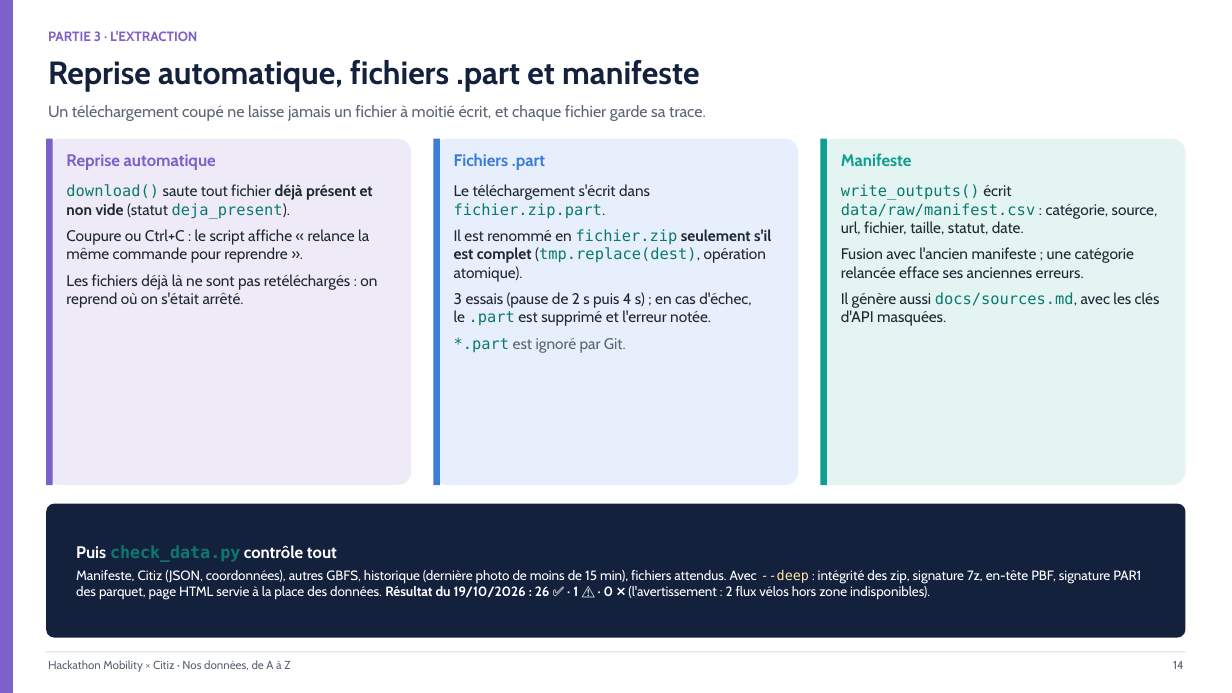
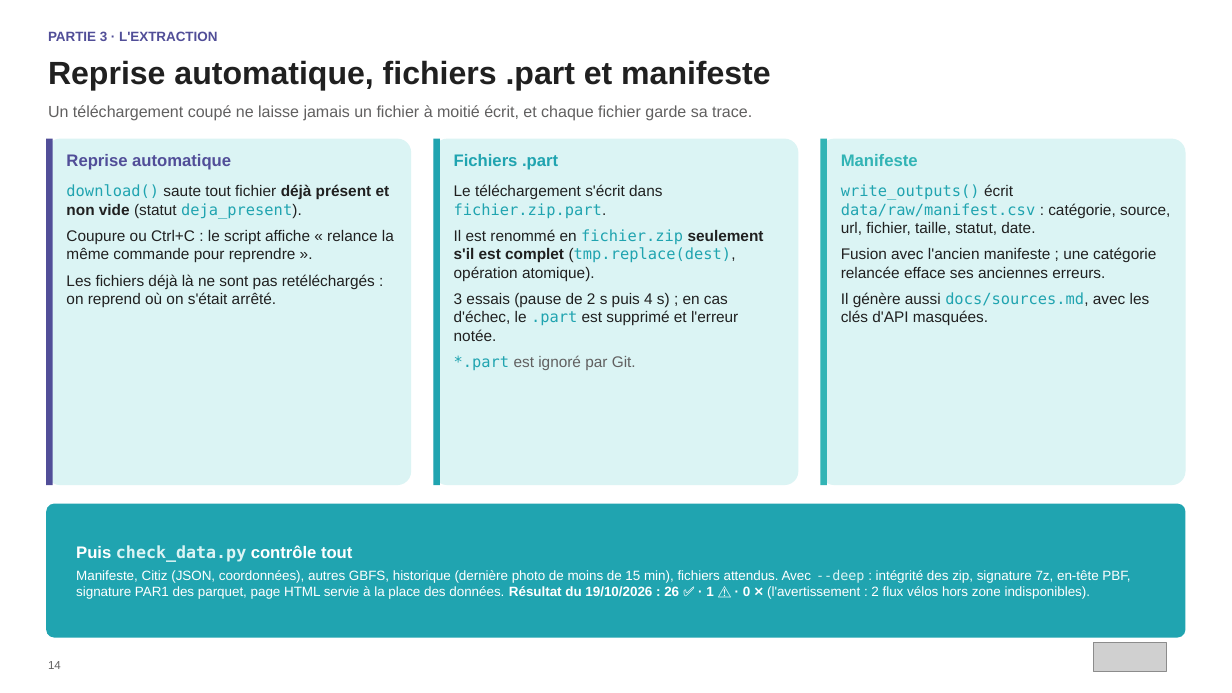
Before and after one commit to hillzeealex/hackathon-mobility-citiz, a slide deck: slide 14 of slides/DONNEES_ET_AUTOMATISATION.pptx. Drawn at 1232x693 pixels with LibreOffice and Linux fonts; fonts in the diff are those of the drawing; grey boxes stand for pictures. Boxes give left, top, right and bottom in pixels: in the first picture for what was removed or moved away, otherwise in the second. Text is boxed around its words. In the diff, an @@ line names an element or a change of style, - is before the commit and + after.

Commit message:
Slides : chiffres officiels de Fabric, sans délinquance ; deck données aux couleurs de Citiz (#38)

```diff
--- a/slides/DONNEES_ET_AUTOMATISATION.pptx
+++ b/slides/DONNEES_ET_AUTOMATISATION.pptx
@@ rectangle removed at [0, 0, 13, 693] @@
@@ text "PARTIE 3 · L'EXTRACTION" at [48, 31, 217, 41]: font Cabin to Arial, text colour #7B61C9 to #514E98 @@
@@ text "Reprise automatique, fichiers .part et ..." at [48, 60, 771, 91]: font Cabin to Arial, text colour #14213D to #202020 @@
@@ text "Un téléchargement coupé ne laisse ..." at [48, 105, 752, 121]: font Cabin to Arial, text colour #5B6573 to #616060 @@
@@ rounded rectangle at [46, 139, 411, 485]: fill #EEEAF8 to #DBF4F4 @@
@@ rectangle at [46, 139, 53, 485]: fill #7B61C9 to #514E98 @@
@@ text "Reprise automatique" at [66, 154, 394, 307]: font Cabin to Arial; text colour #7B61C9 to #514E98 in "Reprise automatique"; text colour #0B7A6E to #20A4B0 in "download() deja_present)."; text colour #1F2933 to #202020 in "saute tout fichier déjà présent et non ...", "Coupure ou Ctrl+C : le script affiche ...", "Les fichiers déjà là ne sont pas ..." @@
@@ rounded rectangle at [433, 139, 799, 485]: fill #E6EFFB to #DBF4F4 @@
@@ rectangle at [433, 139, 440, 485]: fill #3D7DD8 to #20A4B0 @@
@@ text "Fichiers .part" at [454, 154, 764, 370]: font Cabin to Arial in "Fichiers .part", "Le téléchargement s'écrit dans fichier.zip.part.", "Il est renommé en seulement s'il est ...", "3 essais (pause de 2 s puis ..." and 1 more places; text colour #3D7DD8 to #20A4B0 in "Fichiers .part"; text colour #1F2933 to #202020 in "Le téléchargement s'écrit dans fichier.zip.part.", "Il est renommé en seulement s'il est ...", "3 essais (pause de 2 s puis ..."; text colour #0B7A6E to #20A4B0 in "fichier.zip.part.", "fichier.zip (tmp.replace(dest),", ".part", "*.part"; text colour #5B6573 to #616060 in "est ignoré par Git." @@
@@ rounded rectangle at [821, 139, 1186, 485]: fill #E3F4F2 to #DBF4F4 @@
@@ rectangle at [821, 139, 827, 485]: fill #0E9F8E to #32B4B5 @@
@@ text "Manifeste" at [841, 154, 1170, 325]: font Cabin to Arial in "Manifeste", "écrit : catégorie, source, url, fichier, taille, ...", "Fusion avec l'ancien manifeste ; une catégorie ...", "Il génère aussi docs/sources.md, avec les clés ..."; text colour #0E9F8E to #32B4B5 in "Manifeste"; text colour #0B7A6E to #20A4B0 in "write_outputs() data/raw/manifest.csv", "docs/sources.md,"; text colour #1F2933 to #202020 in "écrit : catégorie, source, url, fichier, taille, ...", "Fusion avec l'ancien manifeste ; une catégorie ...", "Il génère aussi docs/sources.md, avec les clés ..." @@
@@ rounded rectangle "Puis check_data.py contrôle tout" at [46, 504, 1186, 638]: font Cabin to Arial; text colour #0B7A6E to #DBF4F4 in "check_data.py"; text colour #FFE7A3 to #DBF4F4 in "--deep"; fill #14213D to #20A4B0 @@
@@ text "14": place and size @@
-text "14" at [1173, 661, 1184, 669]
+text "14" at [48, 661, 61, 669]
@@ text "14" at [48, 661, 61, 669]: font Cabin to Arial, text colour #5B6573 to #616060; alignment right to left @@
@@ rectangle removed at [46, 652, 1186, 653] @@
@@ picture added at [1093, 642, 1166, 672] @@
@@ text removed at [48, 660, 290, 672] @@
-Hackathon Mobility × Citiz · Nos données, de A à Z
```
Also in this commit, not shown: 29 other slides changed, 1 other file.
